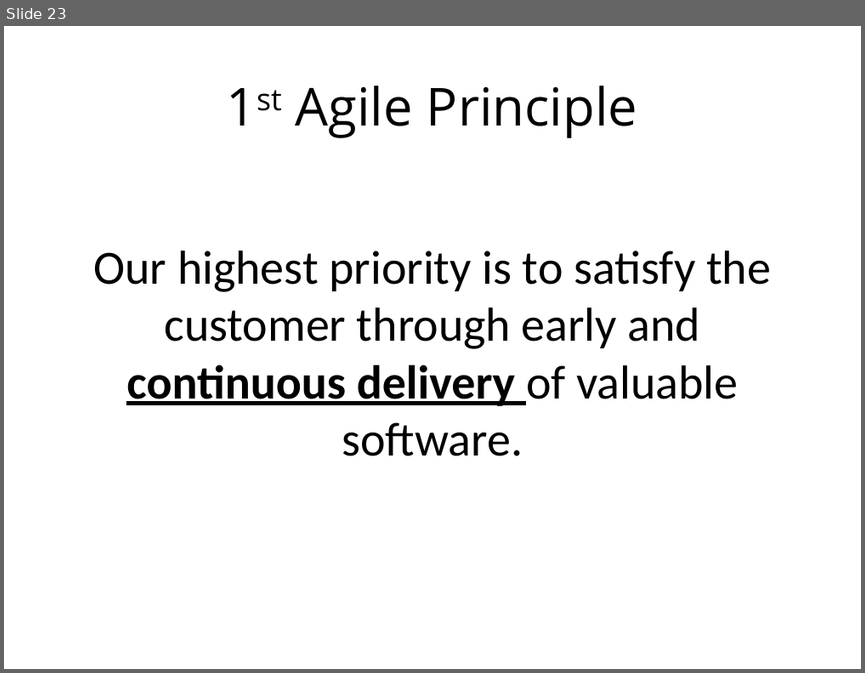
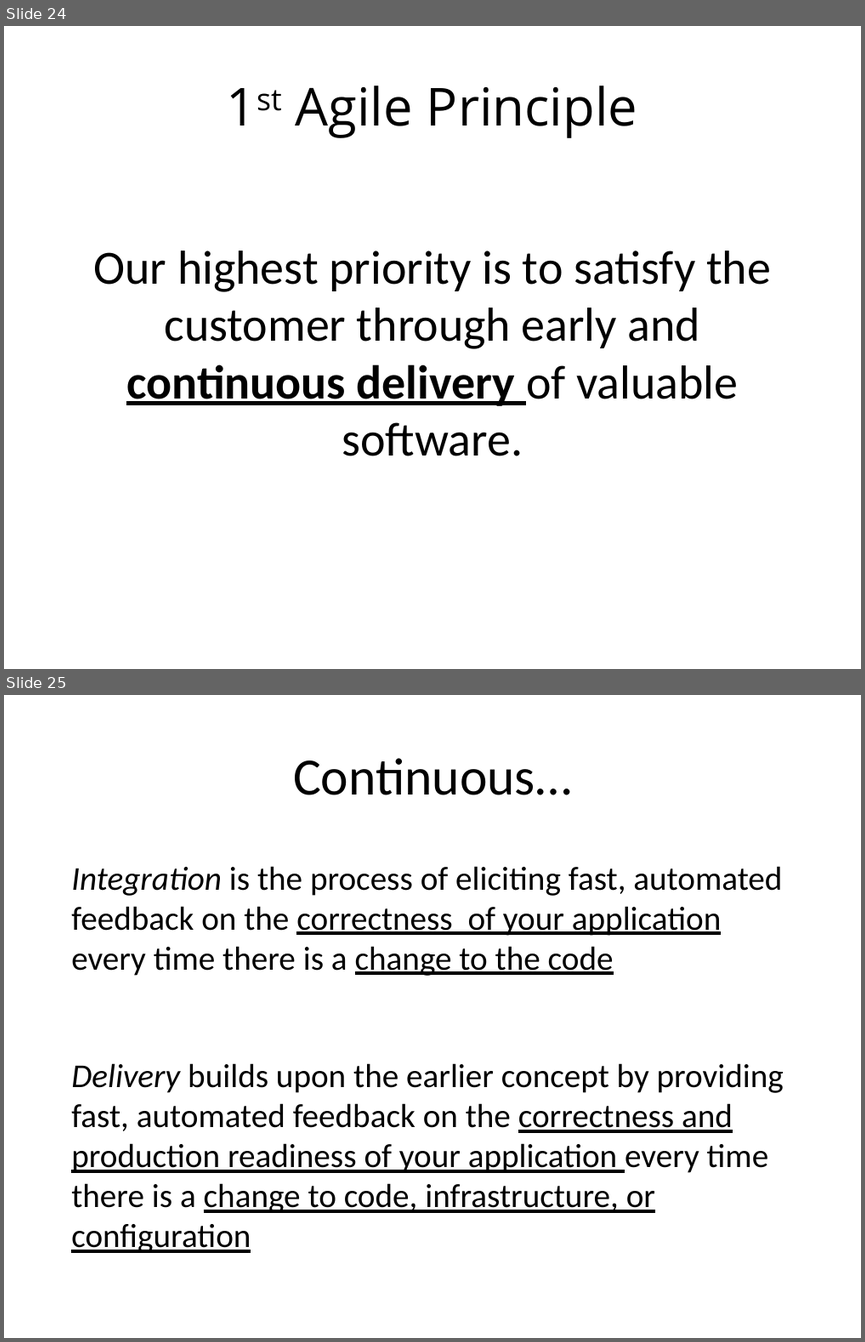
Before and after one commit to browngeek666/DevOpsPres, a slide deck: ALFDevOps.pptx. Shown one above the other, each under a label of ours: slide 23 before the commit, slides 24 and 25 after it. The pictures are 865x673 and 865x1342 pixels, drawn with LibreOffice and Linux fonts; fonts in the diff are those of the drawing. Boxes give left, top, right and bottom in pixels: in the first picture for what was removed or moved away, otherwise in the second. Text is boxed around its words. In the diff, an @@ line names an element or a change of style, - is before the commit and + after.

```diff
--- a/ALFDevOps.pptx
+++ b/ALFDevOps.pptx
@@ slide 25 added at [4, 695, 861, 1338], background #FFFFFF @@
@@ title added at [293, 758, 571, 795], 44 pt, text #000000 @@
+Continuous…
@@ text added at [71, 866, 782, 975], 28 pt, text #000000 @@
+Integration is the process of eliciting fast, automated feedback on the correctness of your application every time there is a change to the code
@@ text added at [71, 1063, 783, 1253], 28 pt, text #000000, underline @@
+Delivery builds upon the earlier concept by providing fast, automated feedback on the correctness and production readiness of your application every time there is a change to code, infrastructure, or configuration
@@ what was slide 23 is now slide 24 @@
```
Also in this commit, not shown: 2 slides changed, 15 other slides added.
